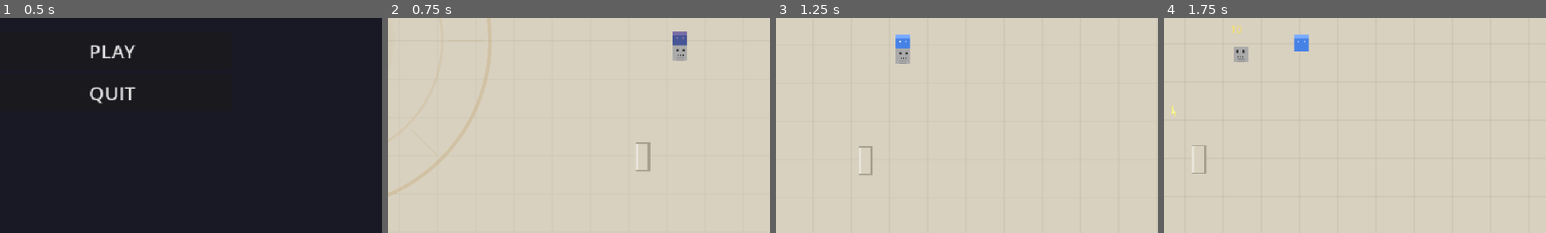
Above: before the commit, frames 1-4 (left to right).
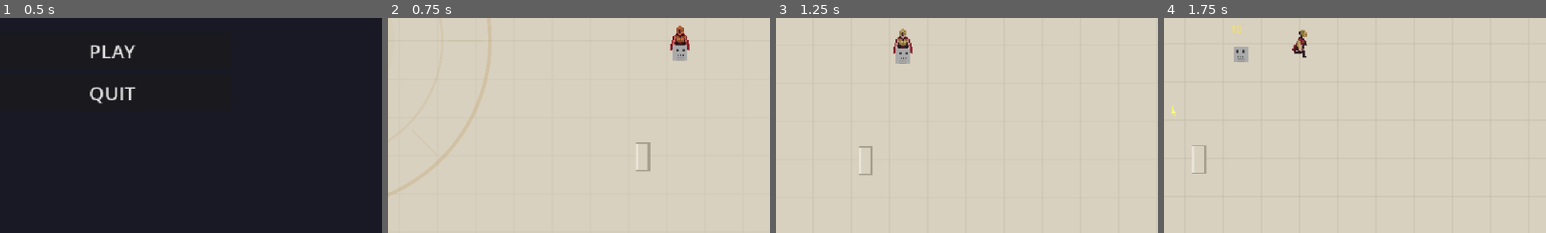
Above: after the commit, the same moments.

Repository: LshMakh/RealmWarfare
Game: Godot game, scene res://scenes/main_menu/main_menu.tscn
Two runs of this game, one before a commit and one after it. Both use one fixed random seed, a clock stepped at 60 frames per second and the inputs below.
Inputs (mouse positions are % of the whole screen's width and height, from its top left):
- Up to frame 1 (0.5 s): no input
- Up to frame 2 (0.75 s): click "PLAY" at 0.5 s
- Up to frame 3 (1.25 s): no input
- Up to frame 4 (1.75 s): tap Enter at 1.25 s; move the mouse to (72, 45) at 1.27 s; hold D (move_right) from 1.28 s (still down); click (72, 45) at 1.42 s
The pictures show only the part of the screen within x 35-85%, y 44-94%; the shares and areas given below are measured in that part.

Frame 1 is identical in both runs. In frame 2, 0.4% of the frame differs, in the area x 73-79%, y 3-16%; in frame 3, 0.4%; in frame 4, 0.4%, in the area x 33-38%, y 5-19%.

Commit message:
feat: add 8-directional hero sprites with run animation
Replace single static sprite with 8 directional idle textures and
9-frame running animation per direction, swapped based on input angle.

Diff:
--- a/scenes/entities/player.tscn
+++ b/scenes/entities/player.tscn
@@ -3,7 +3,7 @@
 [ext_resource type="Script" path="res://scripts/entities/player.gd" id="1"]
 [ext_resource type="Script" path="res://scripts/components/health_component.gd" id="2"]
 [ext_resource type="Script" path="res://scripts/components/hurtbox_component.gd" id="3"]
-[ext_resource type="Texture2D" path="res://assets/sprites/champions/greek_warrior/greek_warrior.png" id="4"]
+[ext_resource type="Texture2D" path="res://assets/sprites/champions/greek_warrior/south.png" id="4"]
 [ext_resource type="Script" path="res://scripts/entities/player_camera.gd" id="5"]
 
 [sub_resource type="CircleShape2D" id="1"]
--- a/scripts/entities/player.gd
+++ b/scripts/entities/player.gd
@@ -7,6 +7,31 @@
 @onready var health_component: HealthComponent = $HealthComponent
 @onready var hurtbox: HurtboxComponent = $HurtboxComponent
 @onready var sprite: Sprite2D = $Sprite2D
+
+# --- 8-directional sprites & animation ---
+var _dir_textures: Array[Texture2D] = []
+var _run_frames: Array[Array] = []  # _run_frames[dir_index][frame_index]
+var _current_dir: int = 2  # Default: south
+var _anim_frame: int = 0
+var _anim_timer: float = 0.0
+var _is_running: bool = false
+const ANIM_FPS: float = 10.0
+const RUN_FRAME_COUNT: int = 9
+
+const _DIR_NAMES: Array[String] = [
+	"east", "south_east", "south", "south_west",
+	"west", "north_west", "north", "north_east",
+]
+const _DIR_PATHS: Array[String] = [
+	"res://assets/sprites/champions/greek_warrior/east.png",
+	"res://assets/sprites/champions/greek_warrior/south_east.png",
+	"res://assets/sprites/champions/greek_warrior/south.png",
+	"res://assets/sprites/champions/greek_warrior/south_west.png",
+	"res://assets/sprites/champions/greek_warrior/west.png",
+	"res://assets/sprites/champions/greek_warrior/north_west.png",
+	"res://assets/sprites/champions/greek_warrior/north.png",
+	"res://assets/sprites/champions/greek_warrior/north_east.png",
+]
 
 # --- Petrification ---
 var _petrification: float = 0.0
@@ -27,6 +52,20 @@
 	health_component.died.connect(_on_died)
 	hurtbox.hit.connect(_on_hit)
 	GameEvents.level_up.connect(_on_level_up)
+	# Preload idle textures
+	_dir_textures.resize(_DIR_PATHS.size())
+	for i: int in _DIR_PATHS.size():
+		_dir_textures[i] = load(_DIR_PATHS[i])
+	# Preload run animation frames
+	_run_frames.resize(_DIR_NAMES.size())
+	for d: int in _DIR_NAMES.size():
+		var frames: Array = []
+		frames.resize(RUN_FRAME_COUNT)
+		for f: int in RUN_FRAME_COUNT:
+			var path: String = "res://assets/sprites/champions/greek_warrior/run/%s/frame_%03d.png" % [_DIR_NAMES[d], f]
+			frames[f] = load(path)
+		_run_frames[d] = frames
+	sprite.texture = _dir_textures[2]  # Default: south (facing down)
 
 
 func _physics_process(delta: float) -> void:
@@ -51,8 +90,11 @@
 		input_dir = _joystick_direction
 	velocity = input_dir.normalized() * speed * _get_speed_multiplier()
 	move_and_slide()
-	if velocity.x != 0:
-		sprite.flip_h = velocity.x < 0
+	if input_dir != Vector2.ZERO:
+		_update_direction_index(input_dir)
+		_advance_run_animation(delta)
+	elif _is_running:
+		_stop_run_animation()
 
 	# --- Petrification visual (only when not flashing from a hit) ---
 	if not _is_flash_active():
@@ -61,6 +103,28 @@
 
 func set_joystick_direction(direction: Vector2) -> void:
 	_joystick_direction = direction
+
+
+func _update_direction_index(dir: Vector2) -> void:
+	var angle: float = dir.angle()
+	_current_dir = wrapi(roundi(angle / (TAU / 8.0)), 0, 8)
+
+
+func _advance_run_animation(delta: float) -> void:
+	_is_running = true
+	_anim_timer += delta
+	var frame_duration: float = 1.0 / ANIM_FPS
+	if _anim_timer >= frame_duration:
+		_anim_timer -= frame_duration
+		_anim_frame = (_anim_frame + 1) % RUN_FRAME_COUNT
+	sprite.texture = _run_frames[_current_dir][_anim_frame]
+
+
+func _stop_run_animation() -> void:
+	_is_running = false
+	_anim_frame = 0
+	_anim_timer = 0.0
+	sprite.texture = _dir_textures[_current_dir]
 
 
 # --- Petrification ---
Binary file added: assets/sprites/champions/greek_warrior/east.png
Not shown, added: assets/sprites/champions/greek_warrior/east.png.import
Binary file added: assets/sprites/champions/greek_warrior/north.png
Not shown, added: assets/sprites/champions/greek_warrior/north.png.import
Binary file added: assets/sprites/champions/greek_warrior/north_east.png
Not shown, added: assets/sprites/champions/greek_warrior/north_east.png.import
Binary file added: assets/sprites/champions/greek_warrior/north_west.png
Not shown, added: assets/sprites/champions/greek_warrior/north_west.png.import
Binary file added: assets/sprites/champions/greek_warrior/run/east/frame_000.png
Not shown, added: assets/sprites/champions/greek_warrior/run/east/frame_000.png.import
Binary file added: assets/sprites/champions/greek_warrior/run/east/frame_001.png
Not shown, added: assets/sprites/champions/greek_warrior/run/east/frame_001.png.import
(and 148 more such lines)
